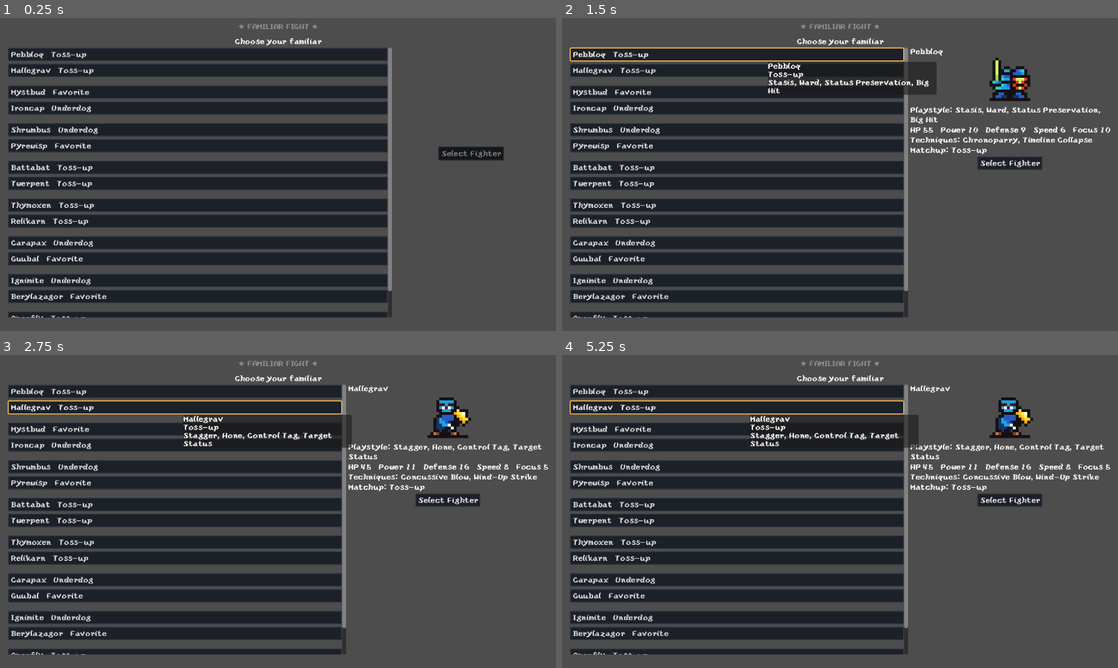
Above: before the commit, frames 1-4 (two rows, left to right).
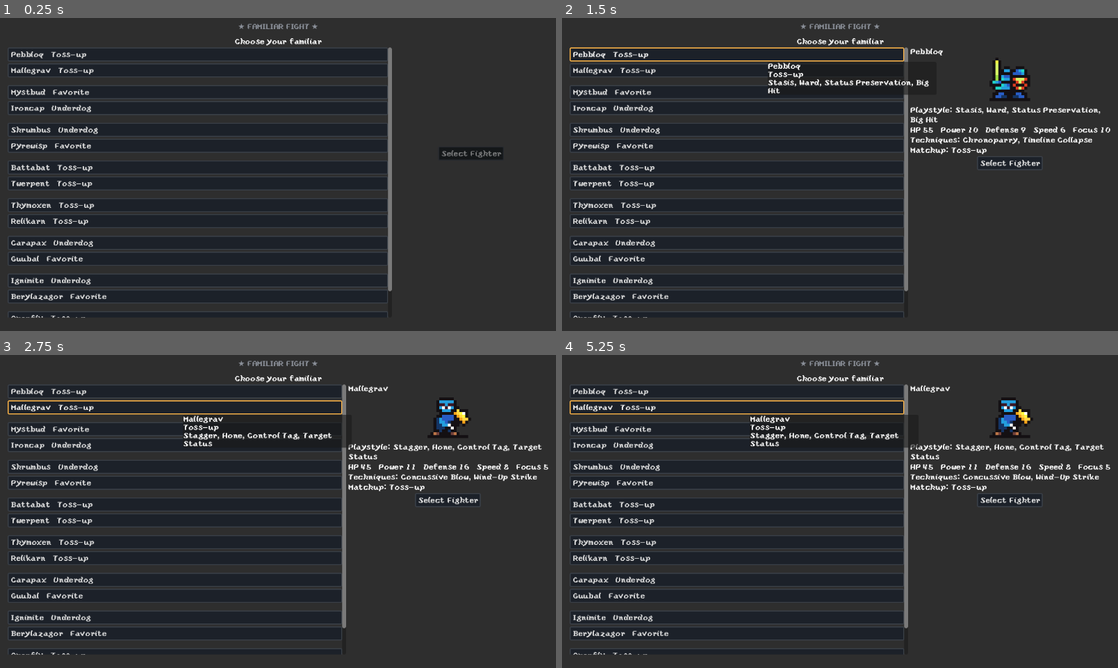
Above: after the commit, the same moments.

Repository: almazancameron/polygonal-pugilists
Game: Godot game, scene res://scenes/battle.tscn
The game is run twice, just before and just after one commit, with the same random seed, the same clock (stepped at 60 frames per second) and the same inputs.
Inputs:
- Up to frame 1 (0.25 s): no input
- Up to frame 2 (1.5 s): click "Pebbloq Toss-up" at 0.5 s; click "Pebbloq Toss-up" at 1.25 s
- Up to frame 3 (2.75 s): click "Mallegrav Toss-up" at 2 s
- Up to frame 4 (5.25 s): click "Mystbud Favorite" at 2.75 s; click "Pebbloq Toss-up" at 3.5 s; click "Ironcap Underdog" at 4.25 s; click "Mallegrav Toss-up" at 5 s

The runs differ from the first frame. In frame 1, 53% of the frame differs, in the area x 0-100%, y 0-100%; in frame 2, 56%; in frame 3, 56%; in frame 4, 56%.

Commit message:
style: uniform backdrop, name into header tab, thicker mirrored HP bars
- Single dark-gray Backdrop ColorRect (0.18,0.18,0.18) behind the whole
  battle screen, replacing the two separate per-arena-side backgrounds
  -- the mismatch between those and the default viewport gray was what
  read as "weird boxes."
- Footer restructured into a MarginContainer (small vertical padding)
  wrapping the actual button row, since HBoxContainer has no padding
  property of its own -- keeps the centering fix already made directly
  in the editor.
- Player/EnemyPanel's whole card (frame + content), not just the HP
  bar, now occupies ~78% of its half-column, mirrored (left-hugging /
  right-hugging) with a real gap toward center, matching the mockup's
  actual spacing instead of stretching edge-to-edge.
- Familiar name moves out of a separate label row and into the
  FramedPanel's own header tab (border_color-matched, same treatment
  "COMBAT LOG" already uses), freeing vertical space and matching the
  mockup's name-plate-as-tab look.
- HP bar thickness increased (25px -> 40px) -- HeartIcon, previously a
  fixed top-anchored position, now anchors to vertical center so it
  stays correctly placed regardless of the bar's height, rather than
  drifting toward the top edge on a taller bar.
- StatusRow switched from HBoxContainer to HFlowContainer so status
  icons wrap onto a new line instead of overflowing when a card's
  narrower width can't fit them all on one row; icons/stack-count text
  enlarged slightly to match.
- Combat log gets real inset padding from its own frame's border
  (previously text sat flush against it), plus a second, neutrally
  gray-bordered FramedPanel just outside it as an outer border layer.
- Fixed a second dormant status_row.gd bug found while touching this
  code: the stack-count label's font size override used
  add_theme_constant_override("font_size", ...), which isn't a real
  constant for Label -- silently did nothing. Should be
  add_theme_font_size_override(). Also swapped its still-hardcoded
  BoldPixels.ttf for yoster.ttf, same bug class as before.
- Panels/Arena/LogScroll's vertical boundaries shifted twice more in
  this pass (first for the header tab's own clearance above Panels,
  then to reclaim the dead space the name-label's removal left) --
  still fractional anchors throughout, no fixed pixel positions.

Co-Authored-By: Claude Sonnet 5 <noreply@anthropic.com>

Diff:
--- a/scenes/battle.tscn
+++ b/scenes/battle.tscn
@@ -131,6 +131,14 @@
 technique_reward_pool = Array[ExtResource("14_qrayh")]([ExtResource("15_gs12l"), ExtResource("16_i3fbd"), ExtResource(" …(762 unchanged characters)…
 passive_reward_pool = Array[ExtResource("48_aom6h")]([ExtResource("49_t1yxo"), ExtResource("50_rvryj"), ExtResource("51 …(360 unchanged characters)…
 
+[node name="Backdrop" type="ColorRect" parent="." unique_id=507818397]
+layout_mode = 1
+anchors_preset = 15
+anchor_right = 1.0
+anchor_bottom = 1.0
+mouse_filter = 2
+color = Color(0.18, 0.18, 0.18, 1)
+
 [node name="TooltipLayer" parent="." unique_id=1423614277 instance=ExtResource("18_fpf3k")]
 
 [node name="CombatLog" type="Node" parent="." unique_id=1861618585]
@@ -140,9 +148,9 @@
 layout_mode = 1
 anchors_preset = -1
 anchor_right = 1.0
-anchor_bottom = 0.145
-offset_left = 16.0
-offset_top = 16.0
+anchor_bottom = 0.2
+offset_left = 16.0
+offset_top = 54.0
 offset_right = -16.0
 grow_horizontal = 2
 
@@ -152,8 +160,7 @@
 
 [node name="Background" type="Control" parent="Panels/PlayerPanel" unique_id=531349878]
 layout_mode = 1
-anchors_preset = 15
-anchor_right = 1.0
+anchor_right = 0.78
 anchor_bottom = 1.0
 mouse_filter = 2
 script = ExtResource("88_hauko")
@@ -161,27 +168,20 @@
 
 [node name="Content" type="VBoxContainer" parent="Panels/PlayerPanel" unique_id=2074211053]
 layout_mode = 1
-anchors_preset = 15
-anchor_right = 1.0
-anchor_bottom = 1.0
-size_flags_horizontal = 3
-
-[node name="NameLabel" type="Label" parent="Panels/PlayerPanel/Content" unique_id=2079228690]
-layout_mode = 2
-theme_override_colors/font_color = Color(0.91, 0.329, 0.18, 1)
-theme_override_colors/font_shadow_color = Color(0, 0, 0, 1)
-theme_override_fonts/font = ExtResource("82_d2g17")
-theme_override_font_sizes/font_size = 24
-text = "Player"
+anchors_preset = -1
+anchor_right = 0.78
+anchor_bottom = 1.0
+size_flags_horizontal = 3
 
 [node name="HPBar" parent="Panels/PlayerPanel/Content" unique_id=1552056502 instance=ExtResource("3_hpbar")]
+custom_minimum_size = Vector2(0, 40)
 layout_mode = 2
 theme = SubResource("Theme_n6c5v")
 bar_background_style = SubResource("StyleBoxFlat_v7i3o")
 bar_fill_style = SubResource("StyleBoxFlat_66ngm")
 
 [node name="StatusRow" parent="Panels/PlayerPanel/Content" unique_id=42082652 instance=ExtResource("7_yahae")]
-custom_minimum_size = Vector2(0, 16)
+custom_minimum_size = Vector2(0, 22)
 layout_mode = 2
 
 [node name="EnemyPanel" type="Control" parent="Panels" unique_id=1049994733]
@@ -190,7 +190,7 @@
 
 [node name="Background" type="Control" parent="Panels/EnemyPanel" unique_id=1749191572]
 layout_mode = 1
-anchors_preset = 15
+anchor_left = 0.22
 anchor_right = 1.0
 anchor_bottom = 1.0
 mouse_filter = 2
@@ -199,32 +199,39 @@
 
 [node name="Content" type="VBoxContainer" parent="Panels/EnemyPanel" unique_id=1684935374]
 layout_mode = 1
-anchors_preset = 15
-anchor_right = 1.0
-anchor_bottom = 1.0
-size_flags_horizontal = 3
-
-[node name="NameLabel" type="Label" parent="Panels/EnemyPanel/Content" unique_id=849283833]
-layout_mode = 2
-theme_override_colors/font_color = Color(0.243, 0.812, 0.769, 1)
-theme_override_colors/font_shadow_color = Color(0, 0, 0, 1)
-theme_override_fonts/font = ExtResource("82_d2g17")
-theme_override_font_sizes/font_size = 24
-text = "Enemy"
+anchors_preset = -1
+anchor_left = 0.22
+anchor_right = 1.0
+anchor_bottom = 1.0
+size_flags_horizontal = 3
 
 [node name="HPBar" parent="Panels/EnemyPanel/Content" unique_id=715558566 instance=ExtResource("3_hpbar")]
+custom_minimum_size = Vector2(0, 40)
 layout_mode = 2
 theme = SubResource("Theme_orx5a")
 bar_background_style = SubResource("StyleBoxFlat_yahae")
 bar_fill_style = SubResource("StyleBoxFlat_f4pi3")
 
 [node name="StatusRow" parent="Panels/EnemyPanel/Content" unique_id=1299416147 instance=ExtResource("7_yahae")]
-custom_minimum_size = Vector2(0, 16)
-layout_mode = 2
+custom_minimum_size = Vector2(0, 22)
+layout_mode = 2
+
+[node name="LogOuterFrame" type="Control" parent="." unique_id=700371262]
+layout_mode = 1
+anchor_top = 0.601
+anchor_right = 1.0
+anchor_bottom = 1.0
+offset_left = 6.0
+offset_top = 18.0
+offset_right = -6.0
+offset_bottom = -47.0
+mouse_filter = 2
+script = ExtResource("88_hauko")
+border_color = Color(0.34, 0.34, 0.36, 1)
 
 [node name="LogBackground" type="Control" parent="." unique_id=1178550852]
 layout_mode = 1
-anchor_top = 0.546
+anchor_top = 0.601
 anchor_right = 1.0
 anchor_bottom = 1.0
 offset_left = 16.0
@@ -239,13 +246,13 @@
 [node name="LogScroll" type="ScrollContainer" parent="." unique_id=2139746670]
 layout_mode = 1
 anchors_preset = -1
-anchor_top = 0.546
-anchor_right = 1.0
-anchor_bottom = 1.0
-offset_left = 16.0
-offset_top = 28.0
-offset_right = -16.0
-offset_bottom = -57.0
+anchor_top = 0.601
+anchor_right = 1.0
+anchor_bottom = 1.0
+offset_left = 30.0
+offset_top = 36.0
+offset_right = -30.0
+offset_bottom = -71.0
 grow_horizontal = 2
 grow_vertical = 2
 horizontal_scroll_mode = 0
@@ -515,9 +522,9 @@
 [node name="Arena" type="HBoxContainer" parent="." unique_id=1595600205]
 layout_mode = 1
 anchors_preset = -1
-anchor_top = 0.145
-anchor_right = 1.0
-anchor_bottom = 0.546
+anchor_top = 0.2
+anchor_right = 1.0
+anchor_bottom = 0.601
 offset_left = 16.0
 offset_top = 8.0
 offset_right = -16.0
@@ -527,14 +534,6 @@
 layout_mode = 2
 size_flags_horizontal = 3
 size_flags_vertical = 3
-
-[node name="Background" type="ColorRect" parent="Arena/PlayerArena" unique_id=558610917]
-layout_mode = 1
-anchors_preset = 15
-anchor_right = 1.0
-anchor_bottom = 1.0
-mouse_filter = 2
-color = Color(0.18, 0.18, 0.18, 1)
 
 [node name="Center" type="CenterContainer" parent="Arena/PlayerArena" unique_id=464101296]
 layout_mode = 1
@@ -557,14 +556,6 @@
 size_flags_horizontal = 3
 size_flags_vertical = 3
 
-[node name="Background" type="ColorRect" parent="Arena/EnemyArena" unique_id=326946409]
-layout_mode = 1
-anchors_preset = 15
-anchor_right = 1.0
-anchor_bottom = 1.0
-mouse_filter = 2
-color = Color(0.18, 0.18, 0.18, 1)
-
 [node name="Center" type="CenterContainer" parent="Arena/EnemyArena" unique_id=589767152]
 layout_mode = 1
 anchors_preset = 15
@@ -581,29 +572,34 @@
 expand_mode = 1
 stretch_mode = 5
 
-[node name="Footer" type="HBoxContainer" parent="." unique_id=13915388]
-layout_mode = 1
-anchors_preset = 7
-anchor_left = 0.5
+[node name="Footer" type="MarginContainer" parent="." unique_id=1535574756]
+layout_mode = 1
+anchors_preset = 12
 anchor_top = 1.0
-anchor_right = 0.5
-anchor_bottom = 1.0
-offset_left = -180.0
-offset_top = -49.0
-offset_right = 180.0
-offset_bottom = -8.0
+anchor_right = 1.0
+anchor_bottom = 1.0
+offset_top = -56.0
+theme_override_constants/margin_top = 6
+theme_override_constants/margin_bottom = 6
+
+[node name="ButtonRow" type="HBoxContainer" parent="Footer" unique_id=13915388]
+layout_mode = 2
 theme_override_constants/separation = 8
-
-[node name="AutoToggleButton" type="Button" parent="Footer" unique_id=181225098]
-layout_mode = 2
+alignment = 1
+
+[node name="AutoToggleButton" type="Button" parent="Footer/ButtonRow" unique_id=181225098]
+layout_mode = 2
+size_flags_horizontal = 4
 text = "AUTO: ON"
 
-[node name="SpeedToggleButton" type="Button" parent="Footer" unique_id=1985821346]
-layout_mode = 2
+[node name="SpeedToggleButton" type="Button" parent="Footer/ButtonRow" unique_id=1985821346]
+layout_mode = 2
+size_flags_horizontal = 4
 theme = ExtResource("1_uq7we")
 text = "1x"
 
-[node name="AdvanceButton" type="Button" parent="Footer" unique_id=1524887644]
+[node name="AdvanceButton" type="Button" parent="Footer/ButtonRow" unique_id=1524887644]
 visible = false
 layout_mode = 2
+size_flags_horizontal = 4
 text = "Advance"
--- a/scenes/hp_bar.tscn
+++ b/scenes/hp_bar.tscn
@@ -42,6 +42,9 @@
 
 [node name="HeartIcon" type="TextureRect" parent="." unique_id=56390201]
 layout_mode = 0
+anchor_top = 0.5
+anchor_bottom = 0.5
+offset_top = -8.0
 offset_right = 16.0
-offset_bottom = 16.0
+offset_bottom = 8.0
 mouse_filter = 2
--- a/scenes/status_row.tscn
+++ b/scenes/status_row.tscn
@@ -2,7 +2,7 @@
 
 [ext_resource type="Script" uid="uid://xw6g1nf6q78j" path="res://scripts/status_row.gd" id="1_rfukl"]
 
-[node name="StatusRow" type="HBoxContainer" unique_id=42082652]
+[node name="StatusRow" type="HFlowContainer" unique_id=42082652]
 anchors_preset = 15
 anchor_right = 1.0
 anchor_bottom = 1.0
--- a/scripts/battle_controller.gd
+++ b/scripts/battle_controller.gd
@@ -84,13 +84,14 @@
 
 @onready var panels: HBoxContainer = $Panels
 @onready var arena: HBoxContainer = $Arena
-@onready var footer: HBoxContainer = $Footer
+@onready var footer: MarginContainer = $Footer
 @onready var log_scroll: ScrollContainer = $LogScroll
 @onready var log_view: CombatLogView = $LogScroll/LogView
 @onready var log_background: Control = $LogBackground
-
-@onready var player_name_label: Label = $Panels/PlayerPanel/Content/NameLabel
-@onready var enemy_name_label: Label = $Panels/EnemyPanel/Content/NameLabel
+@onready var log_outer_frame: Control = $LogOuterFrame
+
+@onready var player_frame: FramedPanel = $Panels/PlayerPanel/Background
+@onready var enemy_frame: FramedPanel = $Panels/EnemyPanel/Background
 
 @onready var player_hp_bar: HPBar = $Panels/PlayerPanel/Content/HPBar
 @onready var enemy_hp_bar: HPBar = $Panels/EnemyPanel/Content/HPBar
@@ -102,9 +103,9 @@
 
 @onready var build_select_panel: HBoxContainer = $BuildSelectPanel
 
-@onready var speed_toggle_button: Button = $Footer/SpeedToggleButton
-@onready var auto_toggle_button: Button = $Footer/AutoToggleButton
-@onready var advance_button: Button = $Footer/AdvanceButton
+@onready var speed_toggle_button: Button = $Footer/ButtonRow/SpeedToggleButton
+@onready var auto_toggle_button: Button = $Footer/ButtonRow/AutoToggleButton
+@onready var advance_button: Button = $Footer/ButtonRow/AdvanceButton
 
 @onready var priority_builder: PriorityBuilder = $PriorityBuilder
 
@@ -277,8 +278,8 @@
 	enemy.opponent = player
 	engine = BattleEngine.new(player, enemy)
 
-	player_name_label.text = player.familiar.familiar_name
-	enemy_name_label.text = enemy.familiar.familiar_name
+	player_frame.header_text = player.familiar.familiar_name
+	enemy_frame.header_text = enemy.familiar.familiar_name
 
 	update_hp_display(player)
 	update_hp_display(enemy)
@@ -344,6 +345,7 @@
 	advance_button.visible = false
 	log_scroll.visible = false
 	log_background.visible = false
+	log_outer_frame.visible = false
 
 	bracket_screen.setup(bracket, current_round, false)
 	bracket_screen.visible = true
@@ -365,6 +367,7 @@
 	advance_button.visible = false
 	log_scroll.visible = false
 	log_background.visible = false
+	log_outer_frame.visible = false
 
 	bracket_screen.setup(bracket, 0, true)
 	bracket_screen.visible = true
@@ -437,6 +440,7 @@
 	advance_button.visible = false
 	log_scroll.visible = false
 	log_background.visible = false
+	log_outer_frame.visible = false
 
 	begin_phase_b()
 
@@ -634,6 +638,7 @@
 	advance_button.visible = false
 	log_scroll.visible = false
 	log_background.visible = false
+	log_outer_frame.visible = false
 
 	begin_combat_message_label.text = "Ready to fight?"
 	begin_combat_portrait.texture = opponent.familiar.sprite
@@ -694,6 +699,7 @@
 	speed_toggle_button.visible = auto_enabled
 	log_scroll.visible = true
 	log_background.visible = true
+	log_outer_frame.visible = true
 	auto_toggle_button.visible = true
 	advance_button.visible = not auto_enabled
 
@@ -890,6 +896,7 @@
 	advance_button.visible = false
 	log_scroll.visible = false
 	log_background.visible = false
+	log_outer_frame.visible = false
 
 	game_over_message_label.text = message
 	game_over_panel.visible = true
@@ -923,7 +930,7 @@
 	update_hp_display(player)
 
 	enemy = Combatant.new(enemy_familiar_data)
-	enemy_name_label.text = enemy.familiar.familiar_name
+	enemy_frame.header_text = enemy.familiar.familiar_name
 	enemy_portrait.texture = enemy.familiar.sprite
 	update_hp_display(enemy)
 
@@ -967,7 +974,7 @@
 	update_hp_display(player)
 
 	enemy = Combatant.new(enemy_familiar_data)
-	enemy_name_label.text = enemy.familiar.familiar_name
+	enemy_frame.header_text = enemy.familiar.familiar_name
 	enemy_portrait.texture = enemy.familiar.sprite
 	update_hp_display(enemy)
 
--- a/scripts/status_row.gd
+++ b/scripts/status_row.gd
@@ -1,5 +1,5 @@
 class_name StatusRow
-extends HBoxContainer
+extends HFlowContainer
 
 ## Maps a status's status_id() to the container currently displaying it, so a
 ## status that's still active keeps the same node (and tooltip hover state)
@@ -46,14 +46,14 @@
 	stack_label.add_theme_color_override("font_shadow_color", Color(0, 0, 0, 1))
 	stack_label.add_theme_constant_override("shadow_offset_x", 1)
 	stack_label.add_theme_constant_override("shadow_offset_y", 1)
-	stack_label.add_theme_constant_override("font_size", 12)
-	stack_label.add_theme_font_override("font", load("res://assets/fonts/BoldPixels.ttf"))
+	stack_label.add_theme_font_size_override("font_size", 14)
+	stack_label.add_theme_font_override("font", load("res://assets/fonts/yoster.ttf"))
 	container.add_child(stack_label)
 
 	var icon_texture_rect := TextureRect.new()
 	icon_texture_rect.name = "Icon"
 	icon_texture_rect.stretch_mode = TextureRect.STRETCH_KEEP_ASPECT
-	icon_texture_rect.custom_minimum_size = Vector2(16, 16)  # Set a minimum size for the icon
+	icon_texture_rect.custom_minimum_size = Vector2(20, 20)  # Set a minimum size for the icon
 	container.add_child(icon_texture_rect)
 
 	container.mouse_entered.connect(func() -> void:
